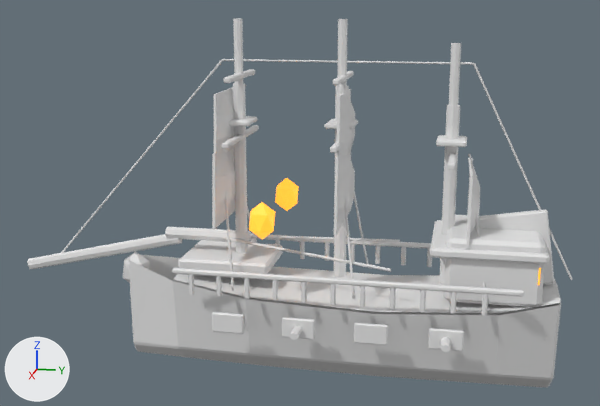
Before and after pictures for a commit that changed the FBX model Assets/Desktopirates/Resources/Models/EnemyShipsV04/enemy_hunter_v04.fbx.
One viewpoint serves both versions: a 50 mm camera at (6.45, 0.96, 2.68) aimed at (-0.03, -0.34, 1.07). The axes (+X, +Y, +Z) are drawn at lower left. The lights are the same throughout. The picture after the commit comes second. Where no turn or scale is listed for an object, it has been applied to the vertices.

Objects in the first picture: 'Bowsprit_Main', 'Enemy_Corsair_Deck', 'Enemy_Corsair_Hull', 'Forecastle_Deck', 'Hunter_Aft_Fin', 'Hunter_Tracking_Lantern_-1', 'Hunter_Tracking_Lantern_1', 'Mast_1_Lower', 'Mast_2_Lower', 'Mast_3_Lower', 'Sail_1_1', 'Sail_1_2', 'Sail_2_1', 'Sail_2_2', 'Sail_3_1', 'Stern_Gallery_Window_1', 'Stern_GreatCabin', 'Stern_Quarterdeck', 'Tier_3_Port_TopRail' and 47 more.
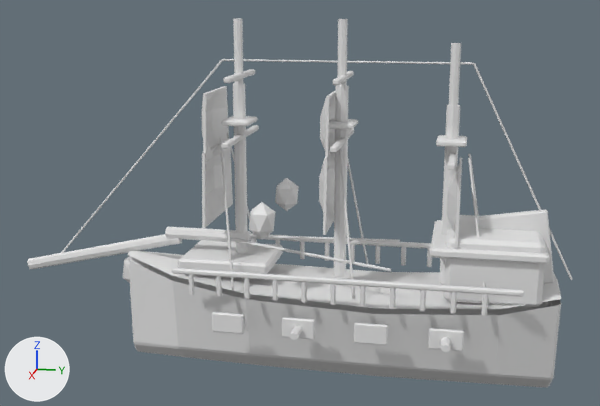
Where the change shows, as pixel boxes (x1, y1, x2, y2) in the pictures (600 x 406 px):
'Enemy_Corsair_Deck', reshaped: before (174, 267, 561, 313); after (128, 251, 561, 309)
'Sail_1_1', reshaped: before (212, 148, 236, 229); after (202, 140, 233, 228)
'Sail_2_1', reshaped: before (334, 152, 355, 235); after (319, 152, 335, 235)
'Sail_1_2', reshaped: before (214, 87, 235, 153); after (202, 86, 229, 162)
'Sail_2_2', reshaped: before (336, 89, 355, 158); after (320, 90, 336, 167)
'Sail_3_1', reshaped (13% wider): before (466, 158, 480, 248); after (446, 157, 462, 248)
'Hunter_Tracking_Lantern_-1', recoloured, surface changed: (249, 202, 275, 239) in both
'Hunter_Tracking_Lantern_1', recoloured, surface changed: (275, 178, 299, 211) in both
'Stern_Gallery_Window_1', recoloured, surface changed: (538, 268, 541, 285) in both
'Mast_2_Lower', unchanged, uncovered by the edit: (334, 85, 349, 277) in both

Diff of the bpy script that builds the scene:
```diff
--- a/Assets/Desktopirates/Resources/Models/EnemyShipsV04/enemy_hunter_v04.fbx.py
+++ b/Assets/Desktopirates/Resources/Models/EnemyShipsV04/enemy_hunter_v04.fbx.py
@@ mat_glassglow_v03 @@
 mat_glassglow_v03 = principled_material('GlassGlow_v03')
-mat_glassglow_v03.base_color = (1.0, 0.35, 0.025)  # orange #ffa02c
-mat_glassglow_v03.emission_color = (1.0, 0.35, 0.025)  # orange #ffa02c
-mat_glassglow_v03.emission_strength = 1.4
+mat_glassglow_v03.base_color = (0.8, 0.8, 0.8)  # white #e7e7e7
@@ me_sail_3_1_mesh @@
-me_sail_3_1_mesh.from_pydata(...)  # 32 vertices, 30 faces; spans x -0.405..0.405, y 1.004..1.09, z 0.888..1.428
+me_sail_3_1_mesh.from_pydata(...)  # 32 vertices, 30 faces; spans x -0.406..0.406, y 0.843..0.942, z 0.886..1.43
+# me_sail_3_1_mesh part 1: 32 of 32 vertices moved; they spanned x -0.405..0.405, y 1.004..1.09, z 0.888..1.428 and now span x -0.406..0.406, y 0.843..0.942, z 0.886..1.43; mean shift (0.0, -0.118, 0.0)
 me_sail_3_1_mesh.materials.append(mat_enemysail_v03)
@@ me_sail_2_2_mesh @@
-me_sail_2_2_mesh.from_pydata(...)  # 32 vertices, 30 faces; spans x -0.33..0.33, y 0.008..0.094, z 1.446..1.974
+me_sail_2_2_mesh.from_pydata(...)  # 32 vertices, 30 faces; spans x -0.331..0.331, y -0.152..-0.054, z 1.444..1.976
+# me_sail_2_2_mesh part 3: 32 of 32 vertices moved; they spanned x -0.33..0.33, y 0.008..0.094, z 1.446..1.974 and now span x -0.331..0.331, y -0.152..-0.054, z 1.444..1.976; mean shift (0.0, -0.118, 0.0)
 me_sail_2_2_mesh.materials.append(mat_enemysail_v03)
@@ me_sail_1_1_mesh @@
-me_sail_1_1_mesh.from_pydata(...)  # 32 vertices, 30 faces; spans x -0.405..0.405, y -0.953..-0.867, z 0.932..1.52
+me_sail_1_1_mesh.from_pydata(...)  # 32 vertices, 30 faces; spans x -0.406..0.406, y -1.114..-1.015, z 0.93..1.522
+# me_sail_1_1_mesh part 5: 32 of 32 vertices moved; they spanned x -0.405..0.405, y -0.953..-0.867, z 0.932..1.52 and now span x -0.406..0.406, y -1.114..-1.015, z 0.93..1.522; mean shift (0.0, -0.118, 0.0)
 me_sail_1_1_mesh.materials.append(mat_enemysail_v03)
@@ me_sail_1_2_mesh @@
-me_sail_1_2_mesh.from_pydata(...)  # 32 vertices, 30 faces; spans x -0.33..0.33, y -0.953..-0.867, z 1.446..1.974
+me_sail_1_2_mesh.from_pydata(...)  # 32 vertices, 30 faces; spans x -0.331..0.331, y -1.114..-1.015, z 1.444..1.976
+# me_sail_1_2_mesh part 6: 32 of 32 vertices moved; they spanned x -0.33..0.33, y -0.953..-0.867, z 1.446..1.974 and now span x -0.331..0.331, y -1.114..-1.015, z 1.444..1.976; mean shift (0.0, -0.118, 0.0)
 me_sail_1_2_mesh.materials.append(mat_enemysail_v03)
@@ me_sail_2_1_mesh @@
-me_sail_2_1_mesh.from_pydata(...)  # 32 vertices, 30 faces; spans x -0.405..0.405, y 0.008..0.094, z 0.932..1.52
+me_sail_2_1_mesh.from_pydata(...)  # 32 vertices, 30 faces; spans x -0.406..0.406, y -0.152..-0.054, z 0.93..1.522
+# me_sail_2_1_mesh part 4: 32 of 32 vertices moved; they spanned x -0.405..0.405, y 0.008..0.094, z 0.932..1.52 and now span x -0.406..0.406, y -0.152..-0.054, z 0.93..1.522; mean shift (0.0, -0.118, 0.0)
 me_sail_2_1_mesh.materials.append(mat_enemysail_v03)
@@ me_enemy_corsair_hull_deckmesh @@
-me_enemy_corsair_hull_deckmesh.from_pydata(...)  # 15 vertices, 8 faces; spans x -0.44..0.44, y -1.34..1.72, z 0.35..0.51
+me_enemy_corsair_hull_deckmesh.from_pydata(...)  # 18 vertices, 10 faces; spans x -0.44..0.44, y -1.82..1.72, z 0.38..0.6
+# me_enemy_corsair_hull_deckmesh part 2: the whole mesh is rebuilt
 me_enemy_corsair_hull_deckmesh.materials.append(mat_deckoak_v03)
```
